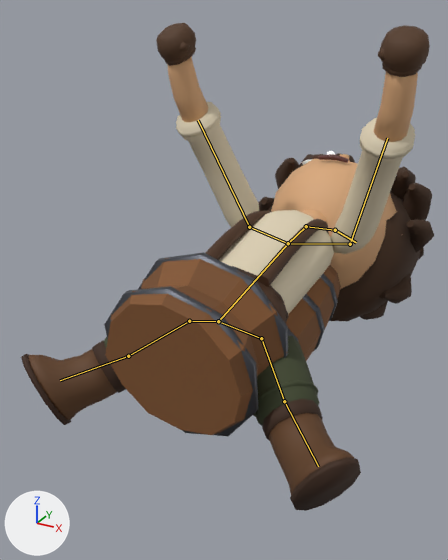
Renders of the glTF model public/models/garudo.glb from each side of a commit.
Before and after are seen from a camera (50 mm lens) standing at (0.377, -0.67, 0.66) and looking at (-0.066, 0.136, 0.257). Every picture has the same lights, and +X, +Y and +Z are marked at lower left. The first picture is the older version. Both versions are drawn at frame 22 of the action 'die'; the numbers are the values there. The bones that change, and the others that lie on the model, are drawn over the model as lines.

In view in the first picture: 'garudo' and 1 more.
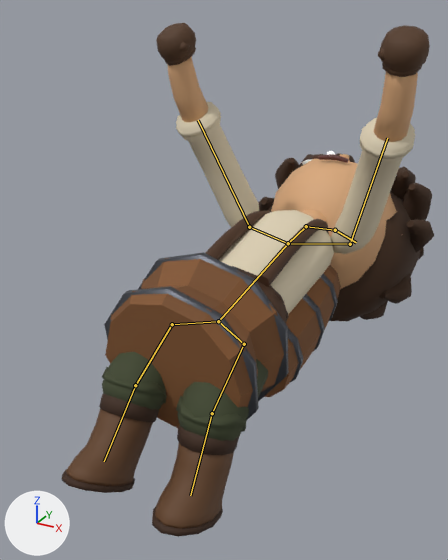
The change in detail:
Bone 'hip-thigh.L' (bone_hip_thigh_l) turns from (52, 0, 0) to (0, 0, 0) degrees about its own x, y and z.
Bone 'thigh.L-knee.L' (bone_thigh_l_knee_l) turns from (0, 0, 0) to (26, 0, 0) degrees about its own x, y and z.
Bone 'knee.L-foot.L' (bone_knee_l_foot_l) turns from (0, 0, 0) to (34, 0, 0) degrees about its own x, y and z.
Bone 'hip-thigh.R' (bone_hip_thigh_r) turns from (48, 0, 0) to (0, 0, 0) degrees about its own x, y and z.
Bone 'thigh.R-knee.R' (bone_thigh_r_knee_r) turns from (0, 0, 0) to (20, 0, 0) degrees about its own x, y and z.
Bone 'knee.R-foot.R' (bone_knee_r_foot_r) turns from (0, 0, 0) to (28, 0, 0) degrees about its own x, y and z.

What differs and where, as boxes (x1, y1, x2, y2) in the pictures (448 x 560 px):
'garudo', posed (10% narrower): before (21, 23, 434, 511); after (62, 23, 434, 537)
bone 'hip-thigh.L', root to tip: before (218, 321) to (261, 338); after (218, 321) to (244, 344)
bone 'thigh.L-knee.L', root to tip: before (261, 338) to (284, 401); after (244, 344) to (212, 413)
bone 'knee.L-foot.L', root to tip: before (284, 401) to (318, 466); after (212, 413) to (190, 495)
bone 'hip-thigh.R', root to tip: before (218, 321) to (189, 321); after (218, 321) to (172, 324)
bone 'thigh.R-knee.R', root to tip: before (189, 321) to (128, 356); after (172, 324) to (135, 385)
bone 'knee.R-foot.R', root to tip: before (128, 356) to (60, 380); after (135, 385) to (104, 461)
